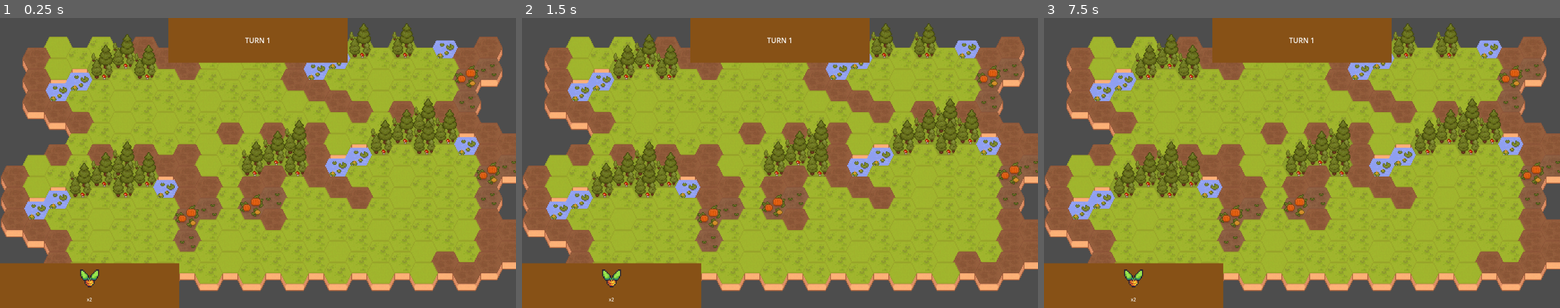
Above: before the commit, frames 1-3 (left to right).
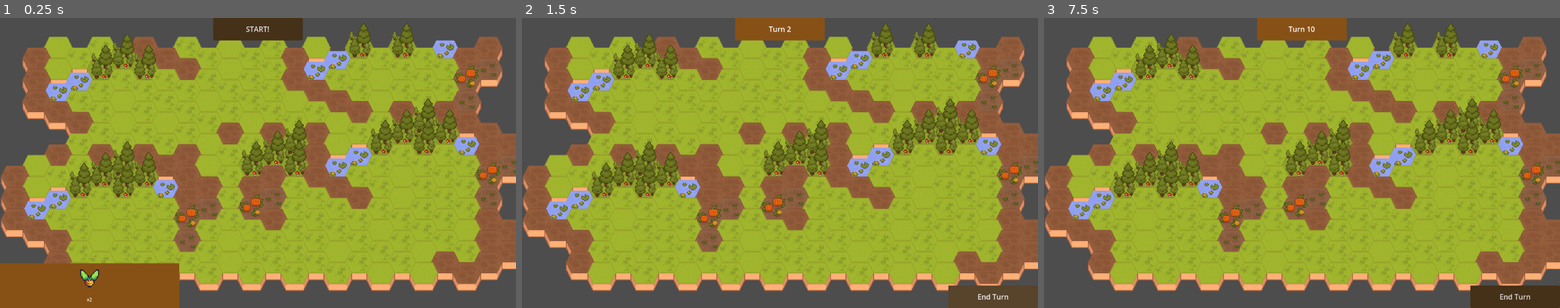
Above: after the commit, the same moments.

Repository: Phosphyr/Farmed-and-Dangerous
Game: Godot game, scene res://battle.tscn
Same seed, same stepped clock (60 frames per second), same inputs: the game is played once before the commit and once after it.
Inputs (mouse positions are in pixels of both pictures, inside the frame that each line leads up to):
- Up to frame 1 (0.25 s): no input
- Up to frame 2 (1.5 s): click (780, 29) at 0.5 s, where only the run after the commit has a clickable "START!"; click (991, 296) at 1.25 s, where only the run after the commit has a clickable "End Turn"
- Up to frame 3 (7.5 s): click (1513, 296) at 2 s, where only the run after the commit has a clickable "End Turn"; click (1513, 296) at 2.75 s, where only the run after the commit has a clickable "End Turn"; tap Enter at 3.5, 5, 6.5 s; move the mouse to (1415, 148) at 3.52 s; click (1415, 148) at 3.67 s; tap Space at 4.25, 5.75, 7.25 s; drag from (1198, 177) to (1276, 221) at 4.27 s; move the mouse to (1353, 99) at 5.02 s; click (1353, 99) at 5.17 s; drag from (1276, 221) to (1147, 119) at 5.77 s; move the mouse to (1456, 206) at 6.52 s; click (1456, 206) at 6.67 s; drag from (1147, 119) to (1224, 90) at 7.27 s

The runs differ from the first frame. In frame 1, 5.4% of the frame differs, in the area x 32-68%, y 0-16%; in frame 2, 11%; in frame 3, 11%, in the area x 0-100%, y 0-100%.

Commit message:
added movement, basic turn management

Diff:
--- a/agri-combat/battle.gd
+++ b/agri-combat/battle.gd
@@ -1,36 +1,61 @@
 extends Node2D
 
+#prepping the plant scene for the battle. This will get unwieldy down the track and need a more elegan solution
 @export var plant_scene: PackedScene = preload("res://test_plant.tscn")
+
+#setting nodes with easier to write names for use in code
 @onready var hex_map: TileMapLayer = $TileMapLayer
+@onready var units_root: Node2D = $units
 @onready var art_rect: TextureRect = $UI/seedbox/HBoxContainer/VBoxContainer/art
 @onready var amount_label: RichTextLabel = $UI/seedbox/HBoxContainer/VBoxContainer/amount
 
+#setting colors for tile highlighting. Works via overlaying a color on the hex.
 const VALID_HIGHLIGHT_COLOR := Color(0.25, 0.9, 0.35, 0.35)
 const INVALID_HIGHLIGHT_COLOR := Color(0.95, 0.2, 0.2, 0.35)
+const AREA_HIGHLIGHT_COLOR := Color(0.177, 0.526, 0.784, 0.35)
+#areas for initial placement of player pieces are 17-19x, 13-20y
+const START_AREA_MIN_X := 17
+const START_AREA_MAX_X := 19
+const START_AREA_MIN_Y := 13
+const START_AREA_MAX_Y := 20
 
 var dragging_seed := false
 var drag_preview: TextureRect
 var placement_highlight: Polygon2D
-var occupied_cells := {} # Dictionary[Vector2i, bool]
+var start_area_highlights: Node2D
+var movement_highlights: Node2D
+var occupied_cells := {} # Dictionary[Vector2i, Node2D]
+var reachable_move_cells := {} # Dictionary[Vector2i, int]
+var selected_unit: Node2D
+var battle_started = false
+var turn_counter = 1
 
 func _ready() -> void:
 	_setup_seedbox_entry()
+	_setup_start_area_highlights()
 	_setup_placement_highlight()
+	_setup_movement_highlights()
 	art_rect.gui_input.connect(_on_seed_art_gui_input)
 
+#this function prepares the seedbox so the player can drag plants onto the battle scene.
+#once we set up a plant dictionary or something similar we will need to pull from that when populating.
 func _setup_seedbox_entry() -> void:
 	if plant_scene == null:
 		return
 
+	#loads in plant scenes for use in the battle. We'll need to look at making the plant scene as modular as possible for the various combinations of plants
 	var plant_preview := plant_scene.instantiate()
 	var plant_sprite := plant_preview.get_node_or_null("Sprite2D") as Sprite2D
+
+	#not null is defensive coding so that a game doesn't just crash out if a sprite is missing, you'll see this a bit
 	if plant_sprite != null:
 		art_rect.texture = plant_sprite.texture
 		art_rect.stretch_mode = TextureRect.STRETCH_KEEP_ASPECT_CENTERED
-
+	#cleans the preview after the texture is read so that we don't end up keeping a bunch of logic running for what is functionally just supposed to be an image
 	plant_preview.queue_free()
 	amount_label.text = "x" + str(gamestate.plantamount)
 
+#this fires when the player clicks a seed. it tracks if the plant is dragged and then fires the seed drag func.
 func _on_seed_art_gui_input(event: InputEvent) -> void:
 	print("gui input triggered")
 	if plant_scene == null or gamestate.plantamount <= 0:
@@ -39,19 +64,39 @@
 		_begin_seed_drag()
 
 func _input(event: InputEvent) -> void:
-	if not dragging_seed:
-		return
-
-	if event is InputEventMouseMotion:
-		_update_drag_preview()
-		_update_placement_highlight()
-
-	if event is InputEventMouseButton and event.button_index == MOUSE_BUTTON_LEFT and not event.pressed:
+#splits inputs based on whether the battle has started or not. Probably a cleaner way to do this but fine for now.
+	if battle_started == false:
+		#returns function if a plant isn't in the players hand
+		if not dragging_seed:
+			return
+		#
+		if event is InputEventMouseMotion:
+			_update_drag_preview()
+			_update_placement_highlight()
+		#this is the logic that tells the game where the player has dropped the hex, runs the function to check if the placement is valid and if true, places the plant
+		if event is InputEventMouseButton and event.button_index == MOUSE_BUTTON_LEFT and not event.pressed:
+			var mouse_world := get_global_mouse_position()
+			var cell := hex_map.local_to_map(hex_map.to_local(mouse_world))
+			if _can_place(cell):
+				_place_plant(cell)
+			_end_seed_drag()
+		return
+
+	#this is where the battle interaction logic will go
+	if event is InputEventMouseButton and event.button_index == MOUSE_BUTTON_LEFT and event.pressed:
 		var mouse_world := get_global_mouse_position()
-		var cell := hex_map.local_to_map(hex_map.to_local(mouse_world))
-		if _can_place(cell):
-			_place_plant(cell)
-		_end_seed_drag()
+		var clicked_cell := hex_map.local_to_map(hex_map.to_local(mouse_world))
+		var clicked_unit: Node2D = occupied_cells.get(clicked_cell)
+
+		if is_instance_valid(selected_unit) and reachable_move_cells.has(clicked_cell):
+			move_unit(clicked_cell)
+			return
+
+		if is_instance_valid(clicked_unit):
+			show_movement(clicked_unit)
+		else:
+			selected_unit = null
+			_clear_movement_highlights()
 
 func _begin_seed_drag() -> void:
 	dragging_seed = true
@@ -61,9 +106,11 @@
 	drag_preview.custom_minimum_size = Vector2(48, 48)
 	drag_preview.size = Vector2(48, 48)
 	$UI.add_child(drag_preview)
+	_set_start_area_highlight_visible(true)
 	_update_drag_preview()
 	_update_placement_highlight()
 
+#drags the preview of the plant along with the mouse.
 func _update_drag_preview() -> void:
 	var m := get_viewport().get_mouse_position()
 	drag_preview.global_position = m - drag_preview.size * 0.5
@@ -73,18 +120,35 @@
 	if is_instance_valid(drag_preview):
 		drag_preview.queue_free()
 	drag_preview = null
+	_set_start_area_highlight_visible(false)
 	_clear_placement_highlight()
 
+#checks if the cell is valid for placement, currently only checks if there is a terrain cell placed
 func _can_place(cell: Vector2i) -> bool:
+	if not _is_in_start_area(cell):
+		return false
 	if hex_map.get_cell_source_id(cell) == -1:
 		return false
 	return not occupied_cells.has(cell)
 
+#checks if cell is within start area, hard coded up top in variables for now
+func _is_in_start_area(cell: Vector2i) -> bool:
+	return (
+		cell.x >= START_AREA_MIN_X
+		and cell.x <= START_AREA_MAX_X
+		and cell.y >= START_AREA_MIN_Y
+		and cell.y <= START_AREA_MAX_Y
+	)
+
 func _place_plant(cell: Vector2i) -> void:
 	var plant := plant_scene.instantiate() as Node2D
 	plant.global_position = hex_map.to_global(hex_map.map_to_local(cell))
-	add_child(plant)
-	occupied_cells[cell] = true
+	units_root.add_child(plant)
+
+	if plant.has_method("initialize_for_battle"):
+		plant.call("initialize_for_battle", cell)
+
+	occupied_cells[cell] = plant
 	gamestate.plantamount -= 1
 	amount_label.text = "x" + str(gamestate.plantamount)
 
@@ -94,6 +158,119 @@
 	placement_highlight.visible = false
 	placement_highlight.z_index = 100
 	hex_map.add_child(placement_highlight)
+
+func show_movement(unit: Node2D) -> void:
+	if not is_instance_valid(unit):
+		return
+
+	selected_unit = unit
+	_clear_movement_highlights()
+
+	var start_cell: Vector2i = unit.grid_cell
+	var movement_points = max(int(unit.moves_left), 0)
+	if movement_points <= 0:
+		return
+
+	var visited_distance := {start_cell: 0} # Dictionary[Vector2i, int]
+	var frontier: Array[Vector2i] = [start_cell]
+
+	while not frontier.is_empty():
+		var current_cell = frontier.pop_front()
+		var current_distance: int = visited_distance[current_cell]
+		if current_distance >= movement_points:
+			continue
+
+		for neighbor in _get_neighbor_cells(current_cell):
+			if visited_distance.has(neighbor):
+				continue
+			if not _can_move_through_cell(neighbor, start_cell):
+				continue
+
+			visited_distance[neighbor] = current_distance + 1
+			frontier.append(neighbor)
+
+	var hex_polygon := _build_hex_polygon()
+	for cell in visited_distance.keys():
+		if cell == start_cell:
+			continue
+
+		reachable_move_cells[cell] = visited_distance[cell]
+		var move_highlight := Polygon2D.new()
+		move_highlight.polygon = hex_polygon
+		move_highlight.position = hex_map.map_to_local(cell)
+		move_highlight.color = AREA_HIGHLIGHT_COLOR
+		movement_highlights.add_child(move_highlight)
+
+func move_unit(cell: Vector2i) -> void:
+	if not is_instance_valid(selected_unit):
+		return
+	if not reachable_move_cells.has(cell):
+		return
+
+	var move_cost: int = int(reachable_move_cells[cell])
+	if move_cost <= 0:
+		return
+	if move_cost > int(selected_unit.moves_left):
+		return
+
+	var from_cell: Vector2i = selected_unit.grid_cell
+	occupied_cells.erase(from_cell)
+	occupied_cells[cell] = selected_unit
+
+	selected_unit.grid_cell = cell
+	selected_unit.global_position = hex_map.to_global(hex_map.map_to_local(cell))
+	selected_unit.moves_left = max(int(selected_unit.moves_left) - move_cost, 0)
+
+	if int(selected_unit.moves_left) > 0:
+		show_movement(selected_unit)
+	else:
+		_clear_movement_highlights()
+
+func _setup_movement_highlights() -> void:
+	movement_highlights = Node2D.new()
+	movement_highlights.z_index = 80
+	hex_map.add_child(movement_highlights)
+
+func _clear_movement_highlights() -> void:
+	reachable_move_cells.clear()
+	if not is_instance_valid(movement_highlights):
+		return
+
+	for child in movement_highlights.get_children():
+		child.queue_free()
+
+func _get_neighbor_cells(cell: Vector2i) -> Array[Vector2i]:
+	return hex_map.get_surrounding_cells(cell)
+
+func _can_move_through_cell(cell: Vector2i, start_cell: Vector2i) -> bool:
+	if hex_map.get_cell_source_id(cell) == -1:
+		return false
+	if cell != start_cell and occupied_cells.has(cell):
+		return false
+	return true
+
+func _setup_start_area_highlights() -> void:
+	start_area_highlights = Node2D.new()
+	start_area_highlights.visible = false
+	start_area_highlights.z_index = 90
+	hex_map.add_child(start_area_highlights)
+
+	var hex_polygon := _build_hex_polygon()
+	for x in range(START_AREA_MIN_X, START_AREA_MAX_X + 1):
+		for y in range(START_AREA_MIN_Y, START_AREA_MAX_Y + 1):
+			var cell := Vector2i(x, y)
+			if hex_map.get_cell_source_id(cell) == -1:
+				continue
+
+			var start_cell_highlight := Polygon2D.new()
+			start_cell_highlight.polygon = hex_polygon
+			start_cell_highlight.position = hex_map.map_to_local(cell)
+			start_cell_highlight.color = AREA_HIGHLIGHT_COLOR
+			start_area_highlights.add_child(start_cell_highlight)
+
+func _set_start_area_highlight_visible(is_visible: bool) -> void:
+	if is_instance_valid(start_area_highlights):
+		start_area_highlights.visible = is_visible
 
 func _build_hex_polygon() -> PackedVector2Array:
 	var tile_size := Vector2(hex_map.tile_set.tile_size)
@@ -134,3 +311,23 @@
 func _clear_placement_highlight() -> void:
 	if is_instance_valid(placement_highlight):
 		placement_highlight.visible = false
+
+
+func _on_start_pressed() -> void:
+	$UI/turn_counter/startbutton.visible = false
+	$UI/turn_counter/turncounter.visible = true
+	$UI/seedbox.visible = false
+	$UI/end_turn.visible = true
+	battle_started = true
+	$UI/turn_counter/turncounter.text = "Turn " + str(turn_counter)
+
+
+func _on_endturn_button_pressed() -> void:
+	selected_unit = null
+	_clear_movement_highlights()
+
+	for unit in units_root.get_children():
+		if unit.has_method("begin_turn"):
+			unit.call("begin_turn")
+	turn_counter += 1
+	$UI/turn_counter/turncounter.text = "Turn " + str(turn_counter)
--- a/agri-combat/battle.tscn
+++ b/agri-combat/battle.tscn
@@ -66,22 +66,47 @@
 anchors_preset = 5
 anchor_left = 0.5
 anchor_right = 0.5
-offset_left = -200.0
-offset_right = 200.0
-offset_bottom = 100.0
+offset_left = -100.0
+offset_right = 100.0
+offset_bottom = 50.0
 grow_horizontal = 2
 
 [node name="ColorRect" type="ColorRect" parent="UI/turn_counter" unique_id=50752684]
-custom_minimum_size = Vector2(400, 100)
+custom_minimum_size = Vector2(200, 50)
 layout_mode = 2
 color = Color(0.5288491, 0.31775767, 0.08518649, 1)
 
-[node name="RichTextLabel" type="RichTextLabel" parent="UI/turn_counter" unique_id=306037766]
+[node name="turncounter" type="RichTextLabel" parent="UI/turn_counter" unique_id=306037766]
+visible = false
 custom_minimum_size = Vector2(100, 0)
 layout_mode = 2
-text = "TURN 1"
 horizontal_alignment = 1
 vertical_alignment = 1
+
+[node name="startbutton" type="Button" parent="UI/turn_counter" unique_id=2102607397]
+layout_mode = 2
+text = "START!"
+
+[node name="end_turn" type="MarginContainer" parent="UI" unique_id=238921493]
+visible = false
+anchors_preset = 3
+anchor_left = 1.0
+anchor_top = 1.0
+anchor_right = 1.0
+anchor_bottom = 1.0
+offset_left = -200.0
+offset_top = -50.0
+grow_horizontal = 0
+grow_vertical = 0
+
+[node name="ColorRect" type="ColorRect" parent="UI/end_turn" unique_id=31689136]
+custom_minimum_size = Vector2(200, 50)
+layout_mode = 2
+color = Color(0.5288491, 0.31775767, 0.08518649, 1)
+
+[node name="endturn_button" type="Button" parent="UI/end_turn" unique_id=426074474]
+layout_mode = 2
+text = "End Turn"
 
 [node name="battle_camera" parent="." unique_id=1122517091 instance=ExtResource("3_7sfm4")]
 position = Vector2(575, 405)
@@ -90,3 +115,6 @@
 limit_top = 161
 limit_right = 1007
 limit_bottom = 623
+
+[connection signal="pressed" from="UI/turn_counter/startbutton" to="." method="_on_start_pressed"]
+[connection signal="pressed" from="UI/end_turn/endturn_button" to="." method="_on_endturn_button_pressed"]
--- a/agri-combat/test_plant.gd
+++ b/agri-combat/test_plant.gd
@@ -1,3 +1,17 @@
 extends Node2D
 
 @export var unit_name: String = "Test Plant"
+@export var health: int = 20
+@export var movement: int = 4
+@export var range: int = 1
+@export var damage: int = 5
+
+var grid_cell: Vector2i = Vector2i.ZERO
+var moves_left: int = 0
+
+func initialize_for_battle(start_cell: Vector2i) -> void:
+	grid_cell = start_cell
+	moves_left = movement
+
+func begin_turn() -> void:
+	moves_left = movement
--- a/agri-combat/test_plant.tscn
+++ b/agri-combat/test_plant.tscn
@@ -10,8 +10,8 @@
 [sub_resource type="AtlasTexture" id="AtlasTexture_2vsmu"]
 atlas = SubResource("AtlasTexture_kssrb")
 
-[node name="TestPlant" type="Node2D"]
+[node name="TestPlant" type="Node2D" unique_id=2146189071]
 script = ExtResource("1_kssrb")
 
-[node name="Sprite2D" type="Sprite2D" parent="."]
+[node name="Sprite2D" type="Sprite2D" parent="." unique_id=162691501]
 texture = SubResource("AtlasTexture_2vsmu")
Not shown: 1 places in agri-combat/test_plant.tscn that only renumber resources
Not shown, added: .gitignore
Not shown, changed: Agricombat.code-workspace
